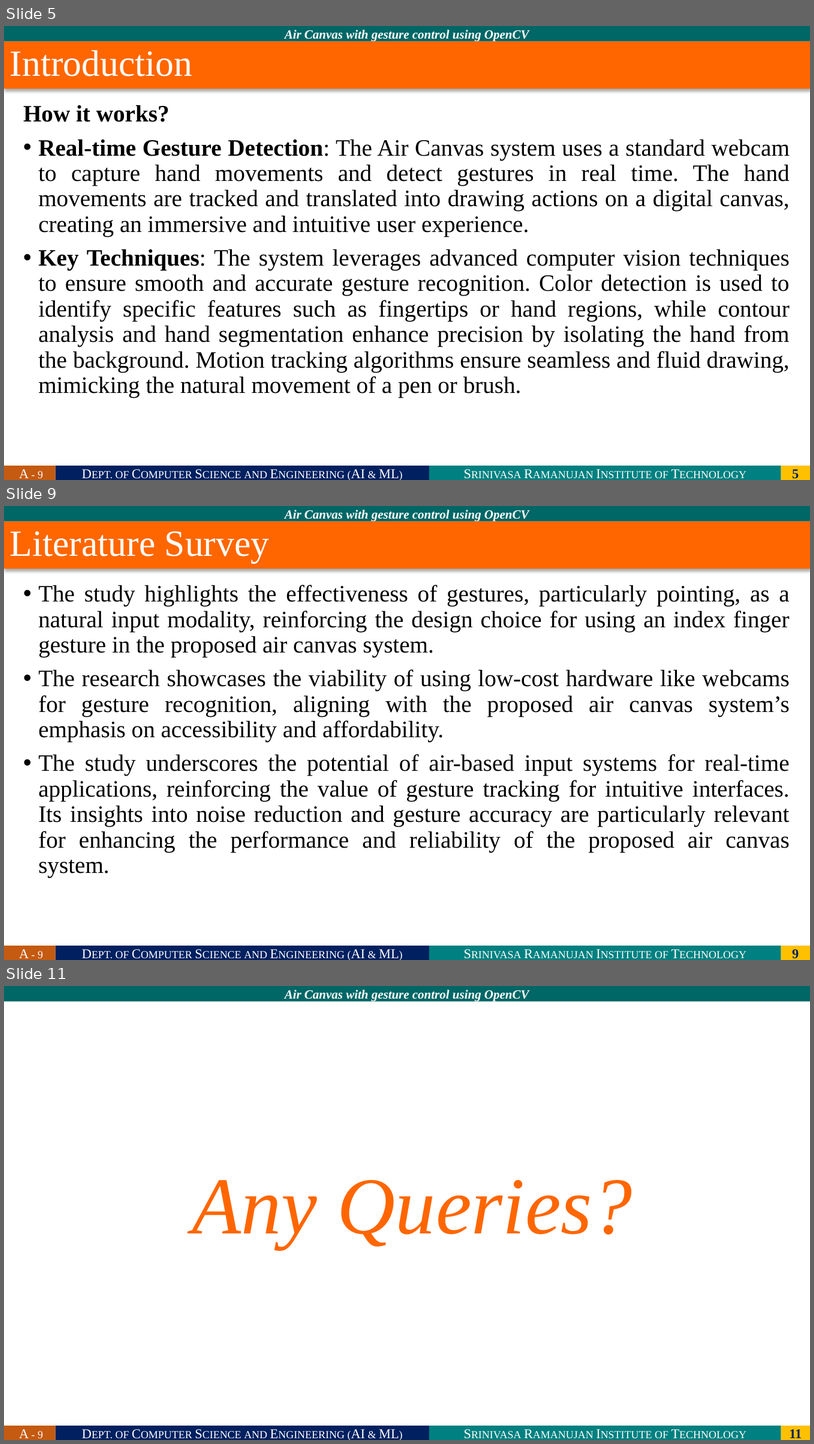
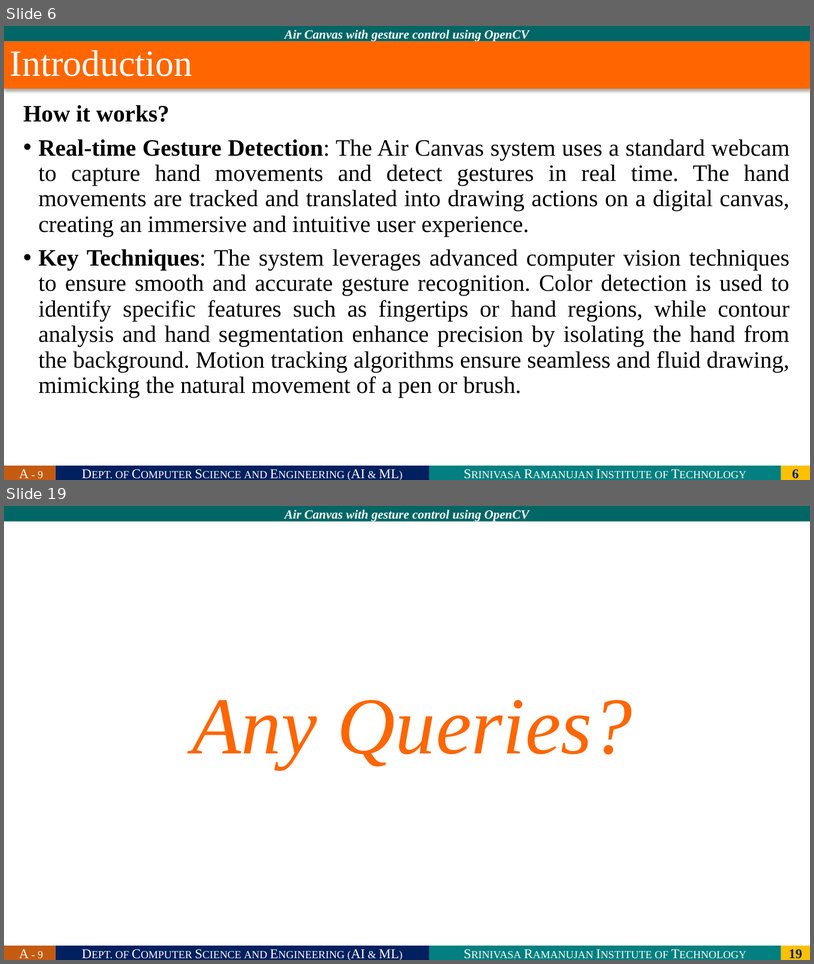
Before and after one commit to 214g1a3332/Project_A9, a slide deck: Review - 0 Template.pptx. Shown one above the other, each under a label of ours: slides 5, 9 and 11 before the commit, slides 6 and 19 after it; the slides between them are not shown. The pictures are 814x1444 and 814x964 pixels, drawn with LibreOffice and Linux fonts; fonts in the diff are those of the drawing; background and template pictures are left out. Boxes give left, top, right and bottom in pixels: in the first picture for what was removed or moved away, otherwise in the second. Text is boxed around its words. In the diff, an @@ line names an element or a change of style, - is before the commit and + after.

```diff
--- a/Review - 0 Template.pptx
+++ b/Review - 0 Template.pptx
@@ slide 9 removed at (4, 506, 810, 960), background #FFFFFF; not listed: 5 template elements that a slide beside it also shows @@
@@ title removed at (4, 521, 810, 568) @@
-Literature Survey
@@ text removed at (38, 585, 790, 877) @@
-• The study highlights the effectiveness of gestures, particularly pointing, as a natural input modality, reinforcing the design choice for using an index finger gesture in the proposed air canvas system.
-• The research showcases the viability of using low-cost hardware like webcams for gesture recognition, aligning with the proposed air canvas system’s emphasis on accessibility and affordability.
-• The study underscores the potential of air-based input systems for real-time applications, reinforcing the value of gesture tracking for intuitive interfaces. Its insights into noise reduction and gesture accuracy are particularly relevant for enhancing the performance and reliability of the proposed air canvas system.
@@ what was slide 5 is now slide 6 @@
@@ page number at (792, 469, 799, 478): text changed @@
-5
+6
@@ what was slide 11 is now slide 19 @@
@@ page number at (789, 949, 803, 958): text changed @@
-11
+19
```
Also in this commit, not shown: 5 slides changed, 9 slides added, 2 other files.
